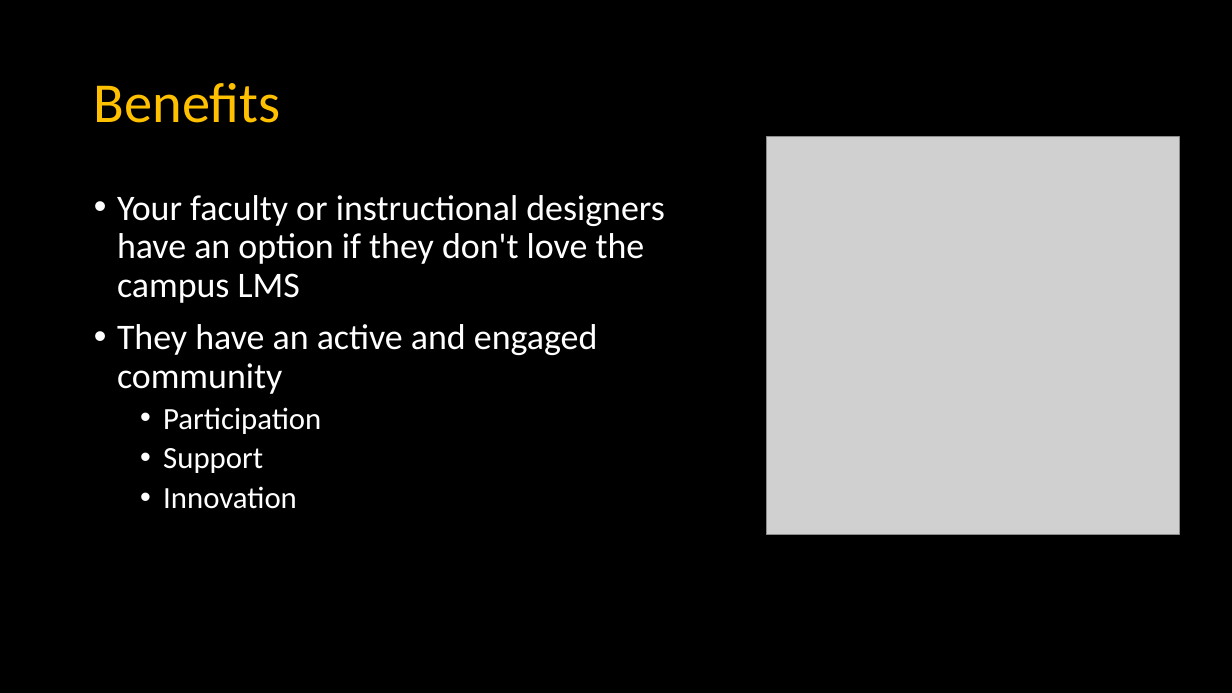
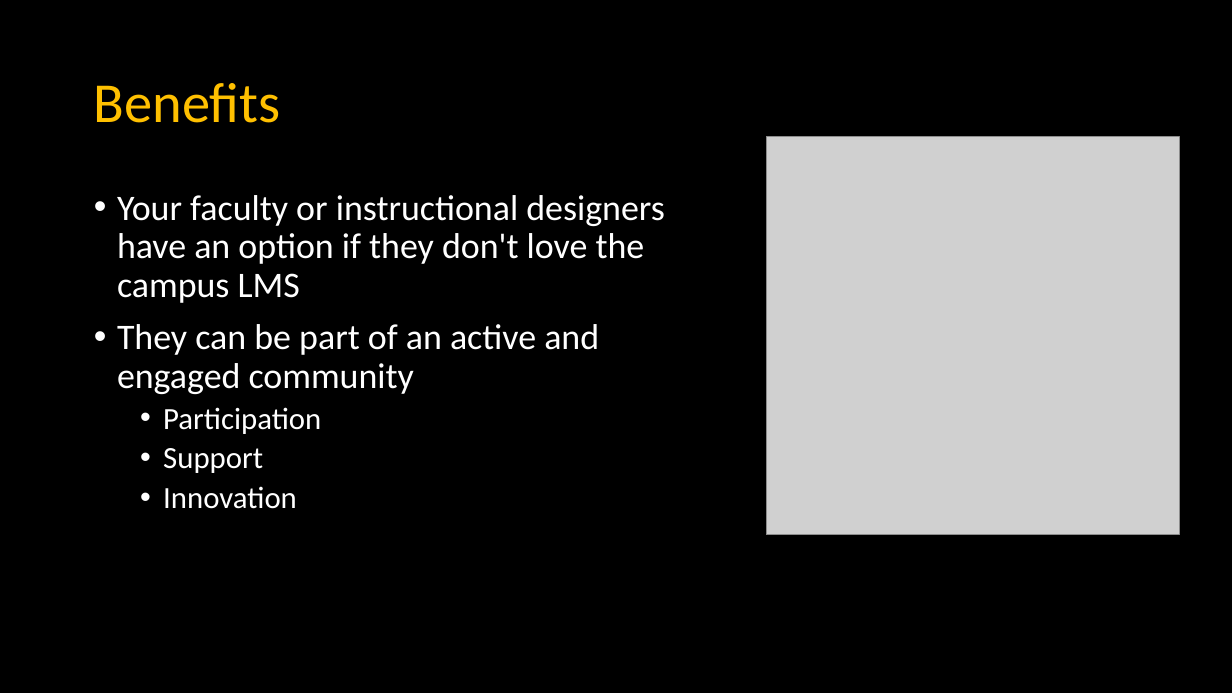
Before and after one commit to csev/talks, a slide deck: slide 11 of 2023/2023-09-Sakai-Plus.pptx (slide 12 before the commit). Drawn at 1232x693 pixels with LibreOffice and Linux fonts; fonts in the diff are those of the drawing; grey boxes stand for pictures. Boxes give left, top, right and bottom in pixels: in the first picture for what was removed or moved away, otherwise in the second. Text is boxed around its words. In the diff, an @@ line names an element or a change of style, - is before the commit and + after.

```diff
--- a/2023/2023-09-Sakai-Plus.pptx
+++ b/2023/2023-09-Sakai-Plus.pptx
@@ text at <box>117,324,599,394</box>: text changed @@
-• They have an active and engaged community
+• They can be part of an active and engaged community
```
Also in this commit, not shown: 1 other slide changed, 1 slide removed, 1 other file.
